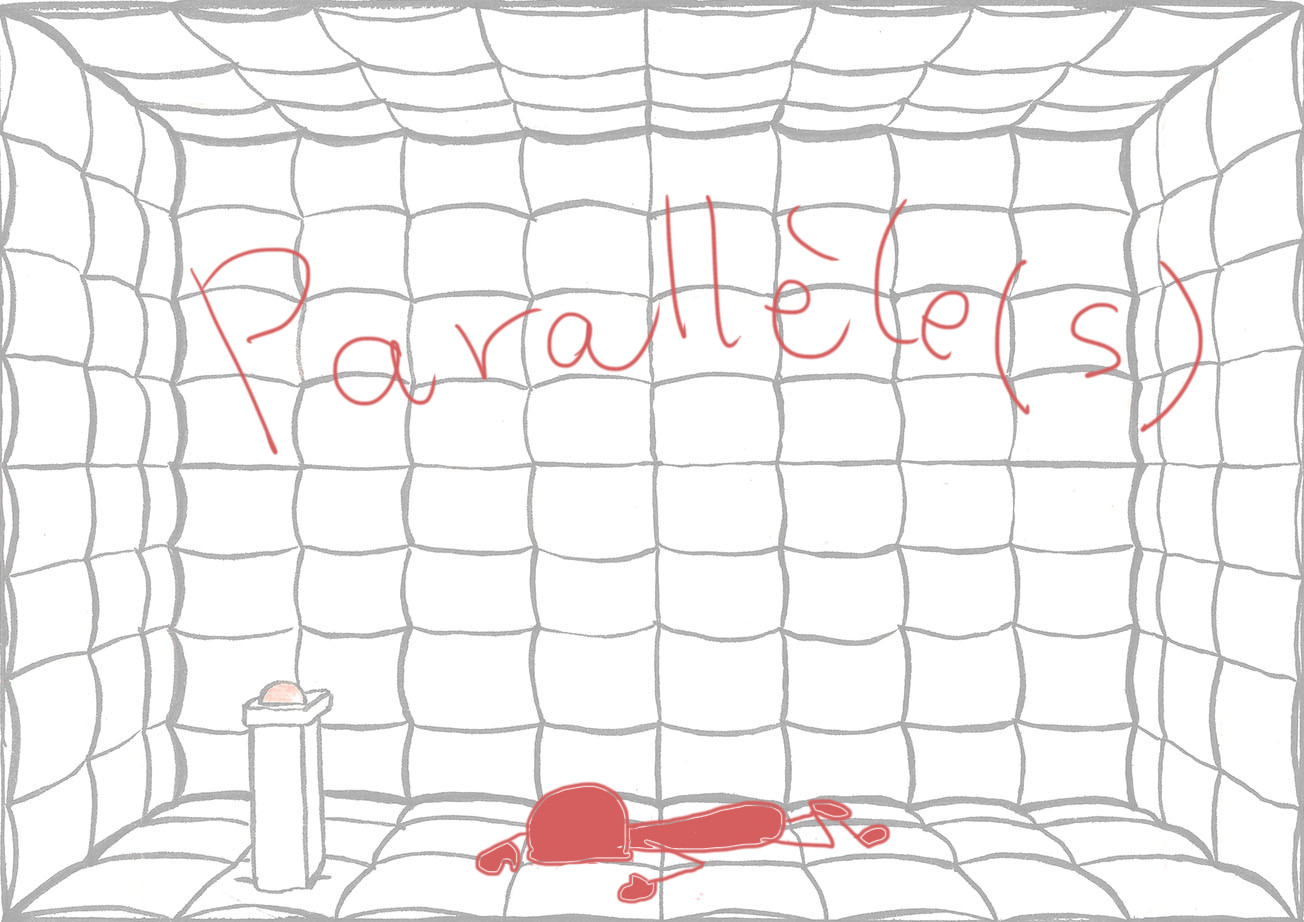
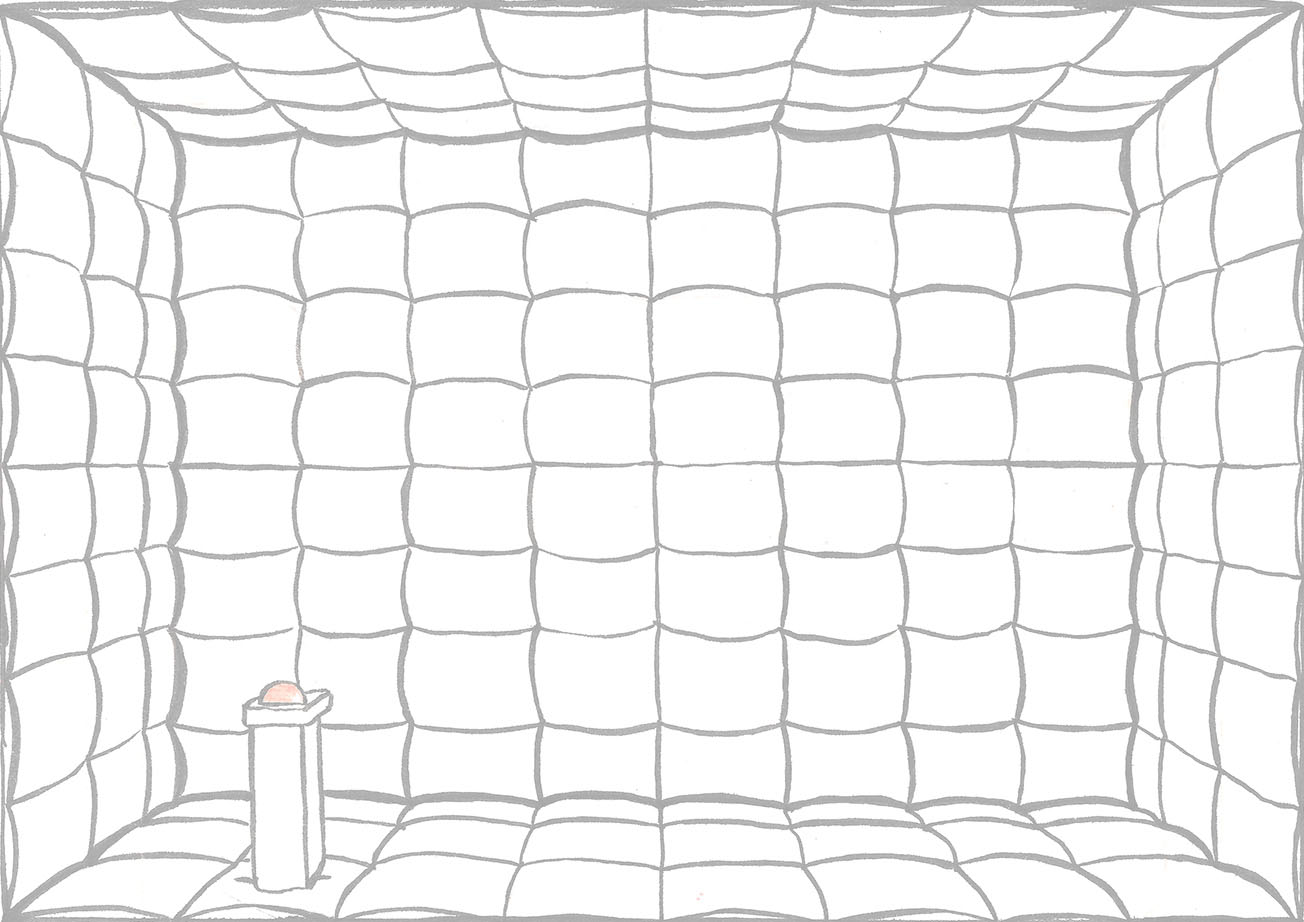
Revision of a layered 1304×922 image; what changed, layer by layer:
painted on "Layer 1" over [189,194,1204,905]
